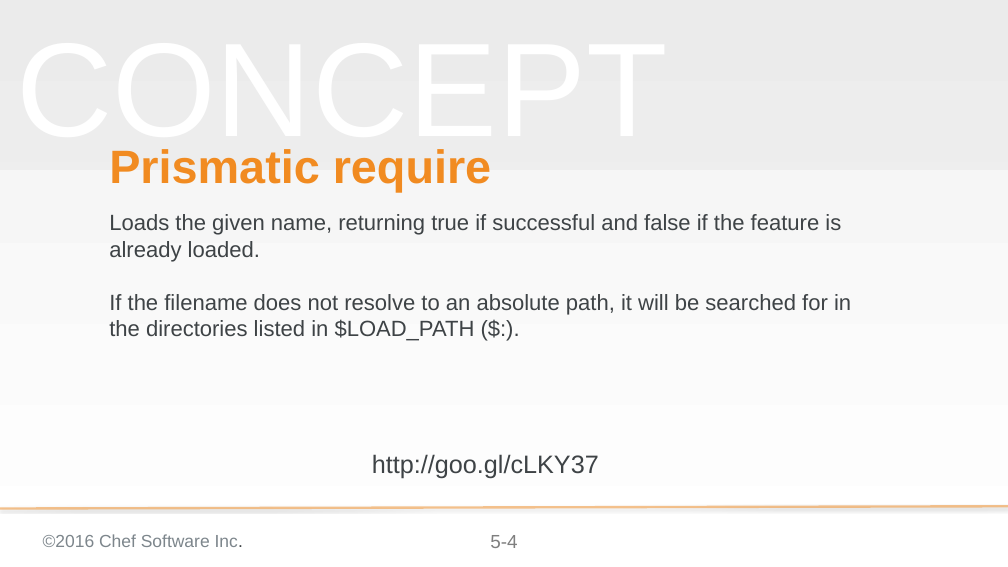
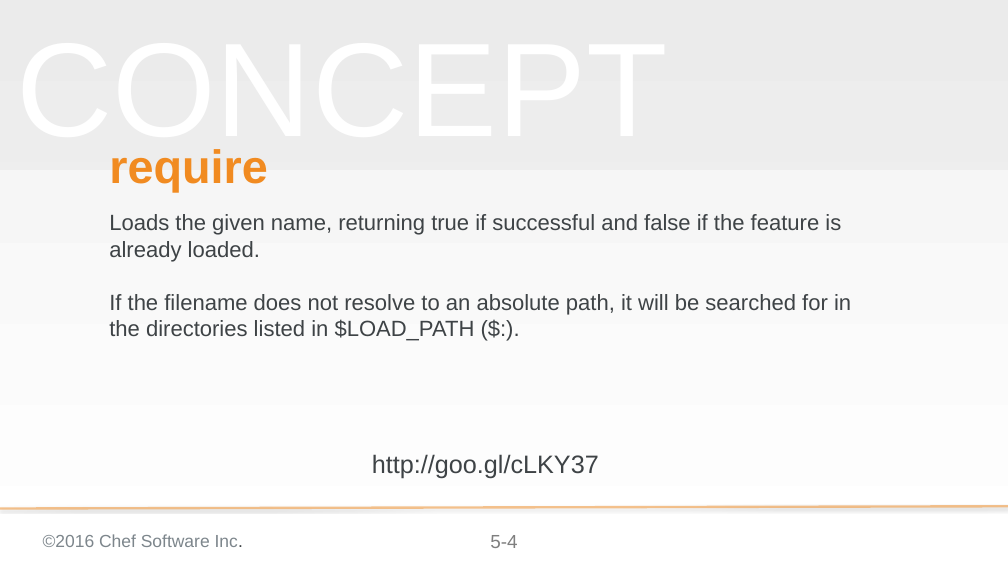
Before and after one commit to chef-training/elegant_tests, a slide deck: slide 4 of 05-def_method.pptx. Drawn at 1008x567 pixels with LibreOffice and Linux fonts; fonts in the diff are those of the drawing; background and template pictures are left out. Boxes give left, top, right and bottom in pixels: in the first picture for what was removed or moved away, otherwise in the second. Text is boxed around its words. In the diff, an @@ line names an element or a change of style, - is before the commit and + after.

```diff
--- a/05-def_method.pptx
+++ b/05-def_method.pptx
@@ title at (109, 149, 267, 193): text changed @@
-Prismatic require
+require
```
Also in this commit, not shown: 7 other slides changed, 2 slides added, 6 other files.
